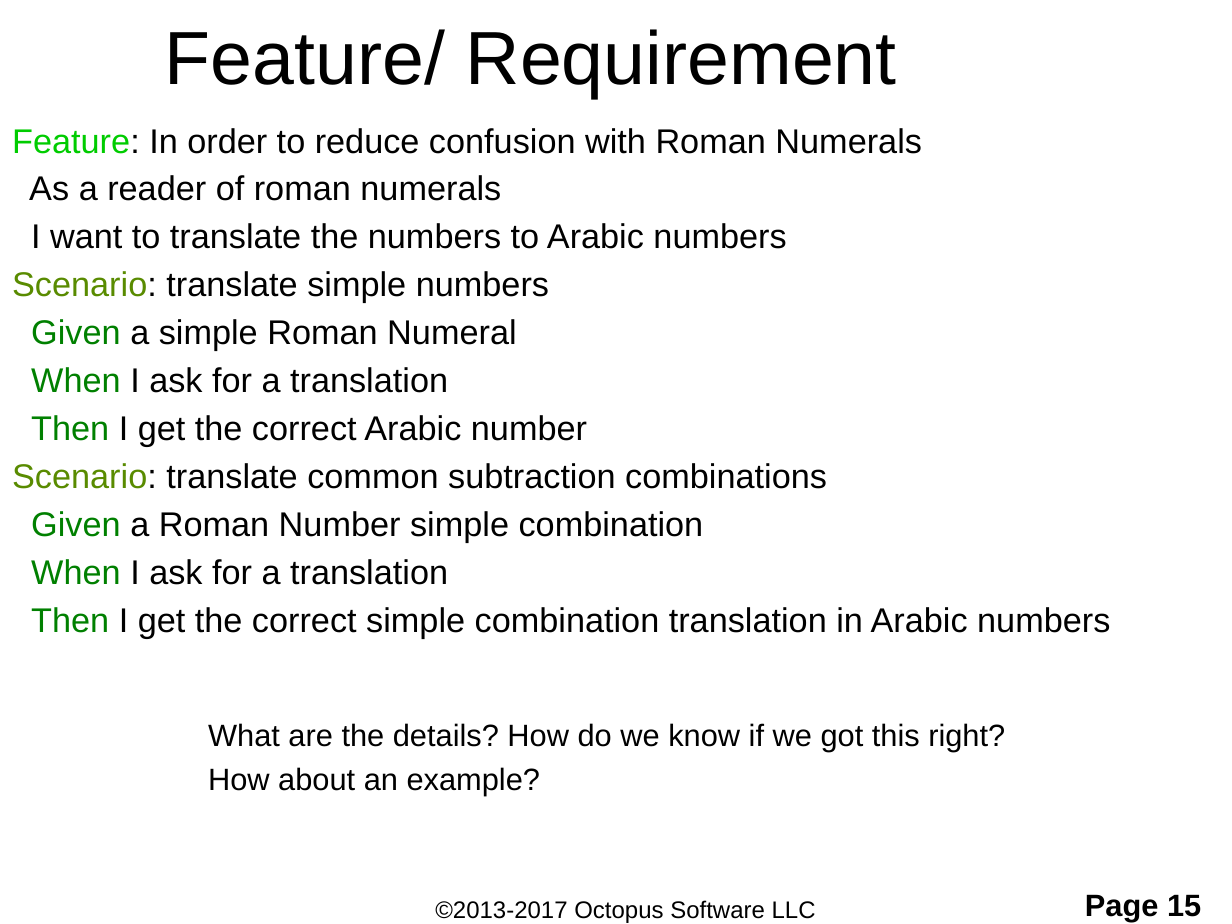
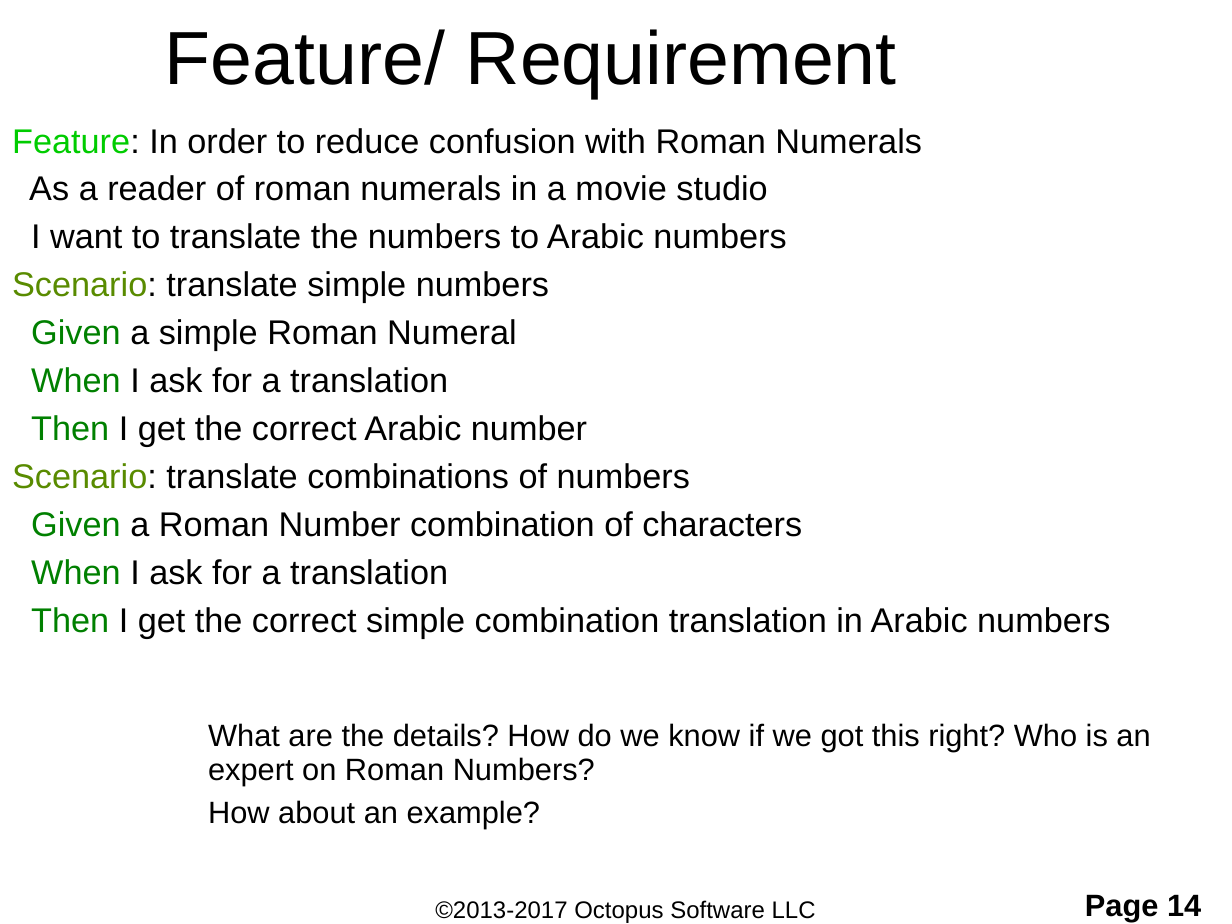
Before and after one commit to ShaneOctopus/RomanConversionStarting, a slide deck: slide 14 of workingFiles/TDD and BDD.pptx (slide 15 before the commit). Drawn at 1232x924 pixels with LibreOffice and Linux fonts; fonts in the diff are those of the drawing; background and template pictures are left out. Boxes give left, top, right and bottom in pixels: in the first picture for what was removed or moved away, otherwise in the second. Text is boxed around its words. In the diff, an @@ line names an element or a change of style, - is before the commit and + after.

```diff
--- a/workingFiles/TDD and BDD.pptx
+++ b/workingFiles/TDD and BDD.pptx
@@ text at box(29, 175, 767, 201): text changed @@
-As a reader of roman numerals
+As a reader of roman numerals in a movie studio
@@ text at box(12, 463, 802, 537): text changed @@
-Scenario: translate common subtraction combinations
-Given a Roman Number simple combination
+Scenario: translate combinations of numbers
+Given a Roman Number combination of characters
@@ text at box(208, 723, 1150, 785): text changed @@
-What are the details? How do we know if we got this right?
+What are the details? How do we know if we got this right? Who is an expert on Roman Numbers?
@@ page number at box(1085, 894, 1201, 921): text changed @@
-Page 15
+Page 14
```
Also in this commit, not shown: 16 other slides changed, 1 slide added, 2 other files.
